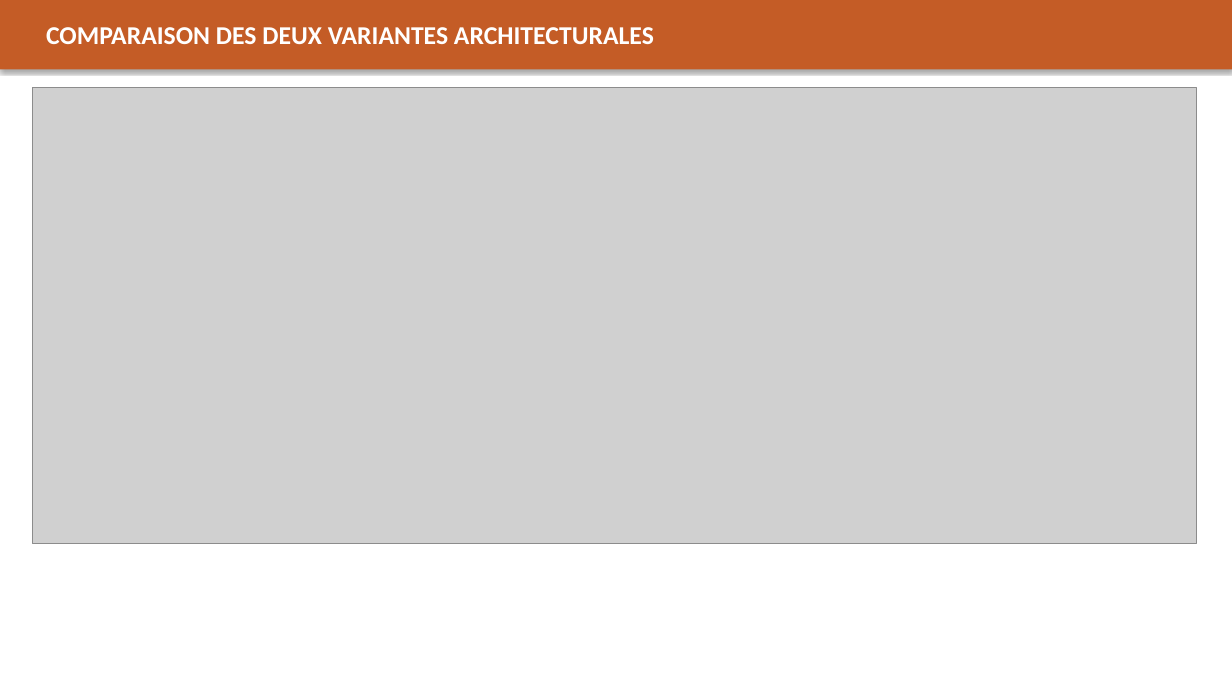
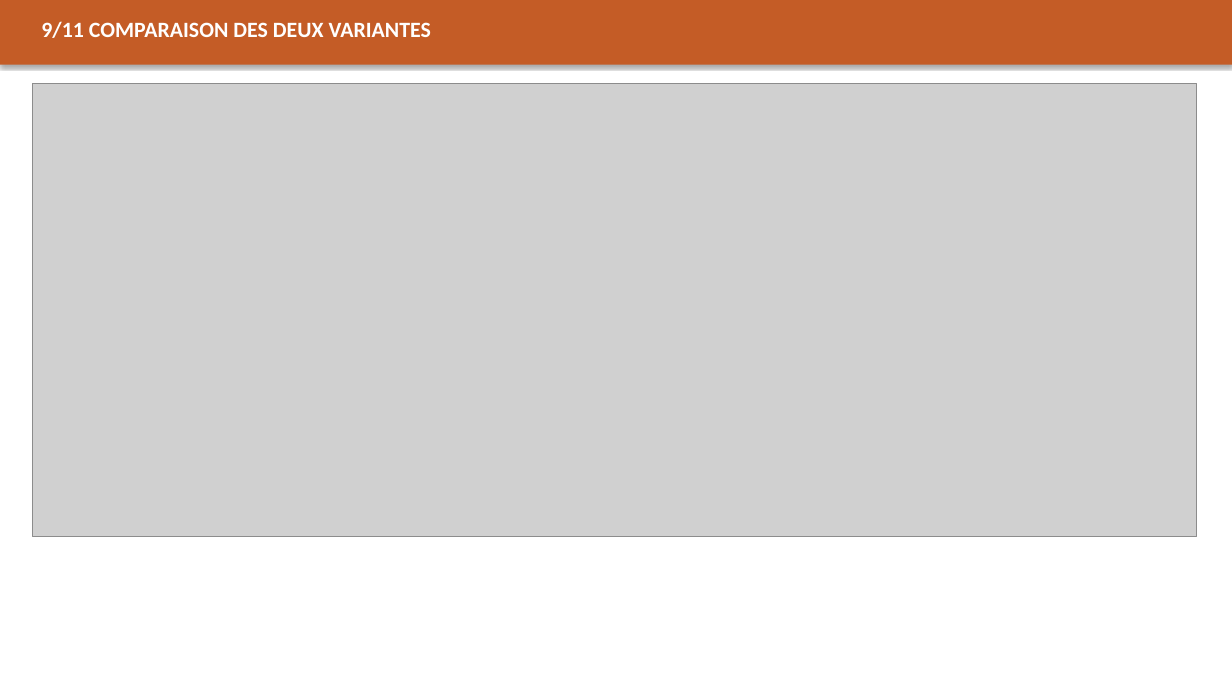
Before and after one commit to Mamady10/konadata-pwa, a slide deck: slide 9 of exports/Conceptions_Architecturales_Variantes_Pont.pptx (slide 10 before the commit). Drawn at 1232x693 pixels with LibreOffice and Linux fonts; fonts in the diff are those of the drawing; grey boxes stand for pictures. Boxes give left, top, right and bottom in pixels: in the first picture for what was removed or moved away, otherwise in the second. Text is boxed around its words. In the diff, an @@ line names an element or a change of style, - is before the commit and + after.

```diff
--- a/exports/Conceptions_Architecturales_Variantes_Pont.pptx
+++ b/exports/Conceptions_Architecturales_Variantes_Pont.pptx
@@ rectangle: place and size @@
-rectangle at [0, 0, 1232, 69]
+rectangle at [0, 0, 1232, 65]
@@ text at [41, 21, 431, 38]: text changed; size 20 to 17 pt @@
-COMPARAISON DES DEUX VARIANTES ARCHITECTURALES
+9/11 COMPARAISON DES DEUX VARIANTES
@@ picture: place and size @@
-picture at [32, 88, 1197, 543]
+picture at [32, 83, 1197, 537]
```
Also in this commit, not shown: 9 other slides changed, 1 slide added, 3 slides removed, 8 other files.
